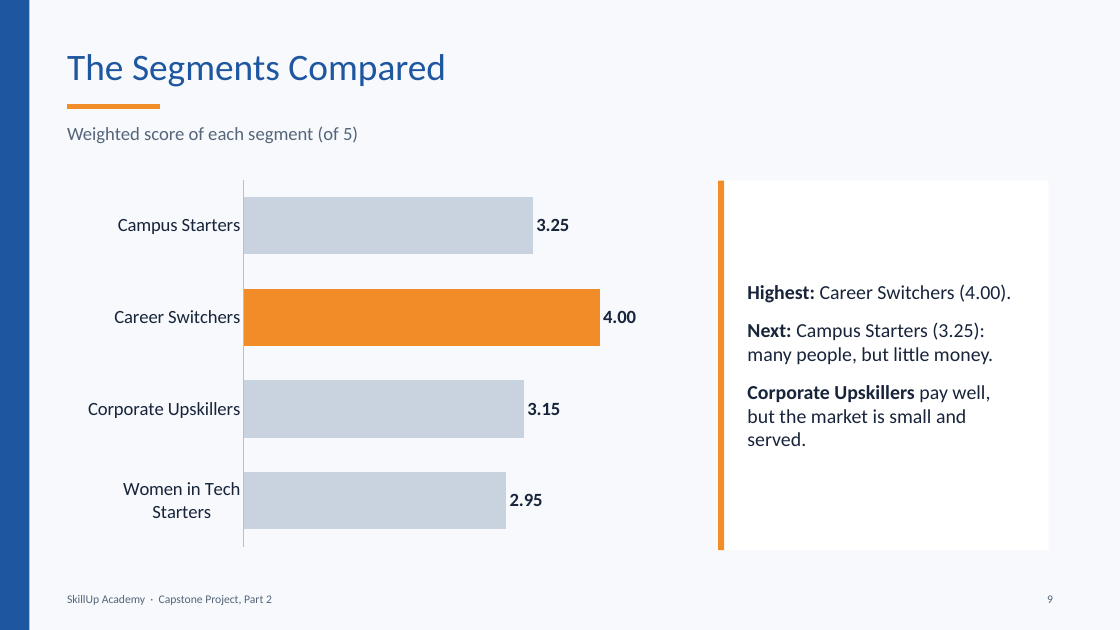
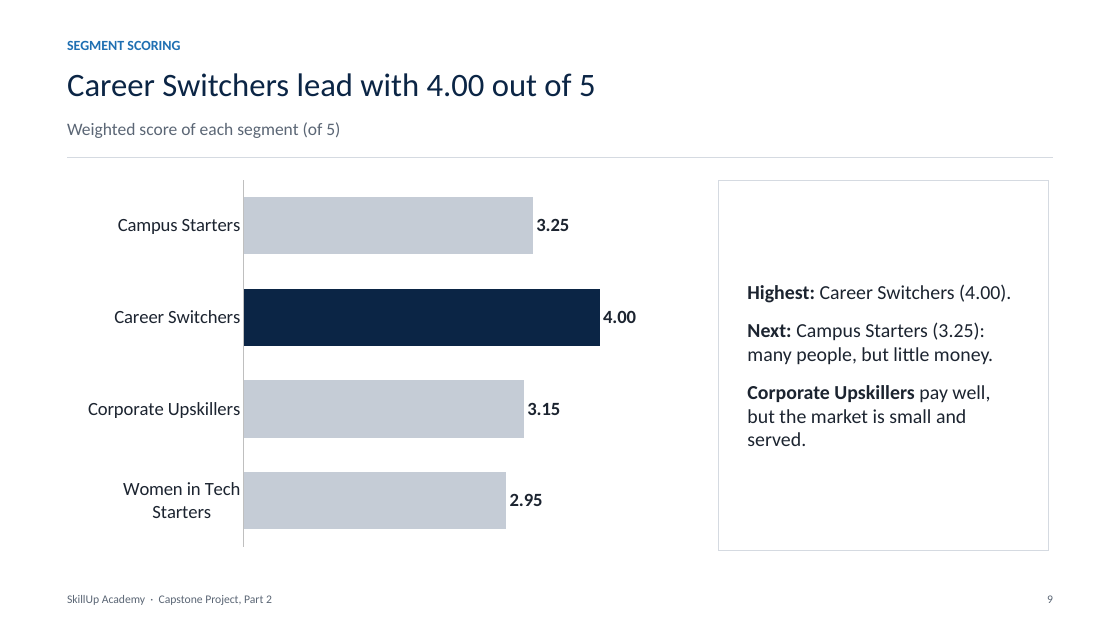
Before and after one commit to BadboyVee/BlackHoleeee, a slide deck: slide 9 of capstone/Customer_Analysis.pptx. Drawn at 1120x630 pixels with LibreOffice and Linux fonts; fonts in the diff are those of the drawing. Boxes give left, top, right and bottom in pixels: in the first picture for what was removed or moved away, otherwise in the second. Text is boxed around its words. In the diff, an @@ line names an element or a change of style, - is before the commit and + after.

```diff
--- a/capstone/Customer_Analysis.pptx
+++ b/capstone/Customer_Analysis.pptx
@@ background #F7F9FC to #FFFFFF @@
@@ rectangle removed at [0,0,29,630] @@
@@ text added at [67,41,180,50], 12 pt, text #1F6FB2, bold @@
+SEGMENT SCORING
@@ title at [67,73,596,97]: text changed; size 32 to 28 pt; text colour #1E56A0 to #0B2545 @@
-The Segments Compared
+Career Switchers lead with 4.00 out of 5
@@ text "Weighted score of each segment ..." at [67,122,340,138]: size 16 to 15 pt, text colour #55657A to #5B6675 @@
@@ line removed from (67, 107) to (160, 107) @@
@@ line added from (67, 158) to (1053, 158), #D5DAE1 1 pt @@
@@ bar chart at [76,172,702,555] @@
@@ colour of Series 1 #C9D3E0 to #C5CCD6 @@
@@ data labels of Series 1 changed @@
@@ colours of single points changed @@
@@ lettering changed @@
@@ rectangle at [718,181,1049,550]: outline none to #D5DAE1 0.75 pt @@
@@ rectangle removed at [718,181,724,550] @@
```
Also in this commit, not shown: 15 other slides changed, 7 other files.
